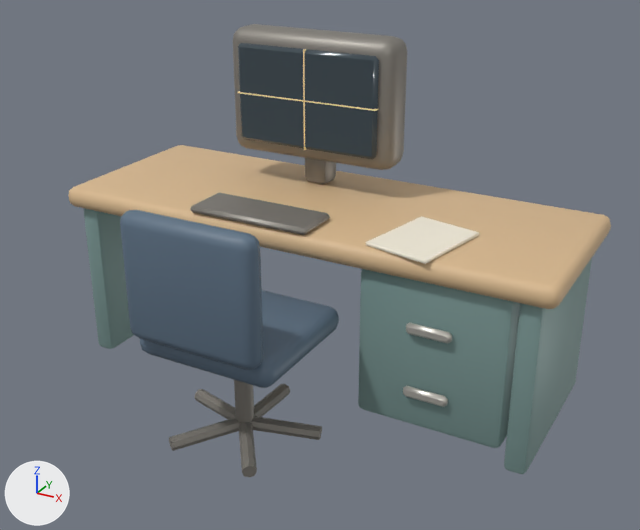
The glTF model games/prison/art/models/guard_desk.glb, before and after one commit.
One viewpoint serves both versions: a 50 mm lens placed at (1.113, -1.869, 1.362), pointed at (0.078, 0.013, 0.421). The axes (+X, +Y, +Z) are drawn at lower left. The lights are the same throughout. The older version comes first. Where no turn or scale is listed for an object, it has been applied to the vertices. Vertices at exactly the same position are counted once.

The first picture shows 'light', 'paint', 'paper', 'screen', 'steel', 'steel_dark', 'vinyl', 'wood'.
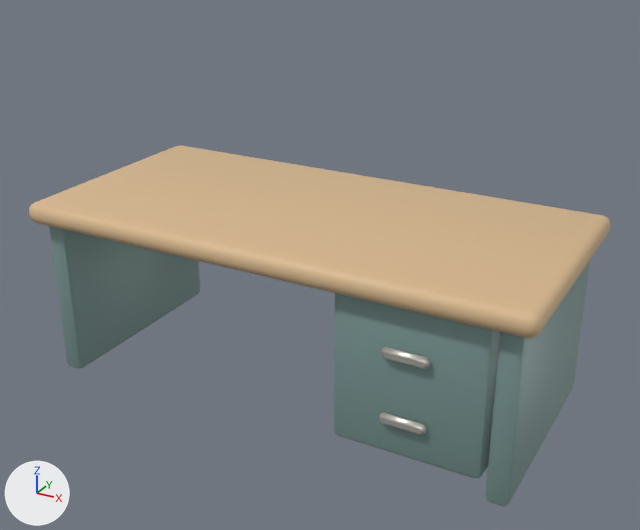
Changed parts and their boxes [x1, y1, x2, y2] in the pictures (640 x 530 px; the box of a moved part takes in the faces that stretch with it):
'wood', reshaped (7% wider, 18% taller)
    before: [69, 145, 611, 309]
    after: [29, 145, 610, 338]
'paint', reshaped (6% wider)
    before: [84, 208, 592, 474]
    after: [49, 226, 590, 506]
'vinyl', deleted (blue)
    before: [120, 210, 339, 388]
'steel_dark', deleted
    before: [169, 24, 407, 478]
'screen', deleted
    before: [238, 43, 379, 159]
'paper', deleted (pale yellow)
    before: [366, 216, 479, 264]
'steel', moved
    before: [403, 322, 452, 407]
    after: [379, 347, 430, 435]
'light', deleted
    before: [238, 49, 378, 150]
part 1 of me_paint, rebuilt
    before: [84, 208, 134, 349]
    after: [49, 226, 200, 369]
part 2 of me_paint, rebuilt (18% wider, 13% taller)
    before: [504, 258, 592, 474]
    after: [486, 261, 590, 506]
part 3 of me_paint, rebuilt
    before: [358, 269, 521, 448]
    after: [334, 293, 500, 478]
part 5 of me_wood, moved or reshaped
    before: [69, 187, 562, 309]
    after: [29, 203, 542, 338]

Diff of the bpy script that builds the scene:
```diff
--- a/games/prison/art/models/guard_desk.glb.py
+++ b/games/prison/art/models/guard_desk.glb.py
@@ me_paint @@
 # used by ob_paint; location = (0.0, 0.0, 0.0)
-me_paint.from_pydata(...)  # 168 vertices, 324 faces; spans x -0.69..0.69, y -0.05..0.45, z 0.0..0.47
+me_paint.from_pydata(...)  # 192 vertices, 368 faces; spans x -0.69..0.69, y -0.19..0.435, z 0.0..0.47
+# me_paint part 1: the loose piece of 56 vertices spanning x -0.69..-0.63, y -0.05..0.45, z 0.0..0.47 is rebuilt with 56 vertices and now spans x -0.69..-0.63, y -0.19..0.43, z 0.0..0.47
+# me_paint part 2: the loose piece of 56 vertices spanning x 0.63..0.69, y -0.05..0.45, z 0.0..0.47 is rebuilt with 56 vertices and now spans x 0.63..0.69, y -0.19..0.43, z 0.0..0.47
+# me_paint part 3: the loose piece of 56 vertices spanning x 0.22..0.62, y -0.05..0.45, z 0.05..0.47 is rebuilt with 56 vertices and now spans x 0.22..0.62, y -0.19..0.43, z 0.05..0.47
+# other edits to the shape of me_paint do not show in these pictures
 me_paint.materials.append(mat_paint)
@@ me_steel @@
 # used by ob_steel; location = (0.0, 0.0, 0.0)
-me_steel.from_pydata(...)  # 48 vertices, 88 faces; spans x 0.36..0.48, y -0.07..-0.05, z 0.145..0.355
+me_steel.from_pydata(...)  # 48 vertices, 88 faces; spans x 0.36..0.48, y -0.21..-0.19, z 0.145..0.355
+# me_steel part 4: the whole mesh is moved by (0.0, -0.14, 0.0)
 me_steel.materials.append(mat_steel)
@@ me_wood @@
 # used by ob_wood; location = (0.0, 0.0, 0.0)
-me_wood.from_pydata(...)  # 96 vertices, 188 faces; spans x -0.725..0.725, y -0.075..0.475, z 0.47..0.53
+me_wood.from_pydata(...)  # 96 vertices, 188 faces; spans x -0.725..0.725, y -0.23..0.47, z 0.47..0.53
+# me_wood part 5: all 48 vertices in x -0.725..0.725, y -0.075..-0.05, z 0.47..0.53 are moved by (0.0, -0.155, 0.0)
+# other edits to the shape of me_wood do not show in these pictures
 me_wood.materials.append(mat_wood)
@@ ob_light @@
-ob_light = bpy.data.objects.new('light', me_light)
-ob_light.location = (0.0, 0.0, 0.0)
@@ ob_paper @@
-ob_paper = bpy.data.objects.new('paper', me_paper)
-ob_paper.location = (0.0, 0.0, 0.0)
@@ ob_screen @@
-ob_screen = bpy.data.objects.new('screen', me_screen)
-ob_screen.location = (0.0, 0.0, 0.0)
@@ ob_steel_dark @@
-ob_steel_dark = bpy.data.objects.new('steel_dark', me_steel_dark)
-ob_steel_dark.location = (0.0, 0.0, 0.0)
@@ ob_vinyl @@
-ob_vinyl = bpy.data.objects.new('vinyl', me_vinyl)
-ob_vinyl.location = (0.0, 0.0, 0.0)
```
